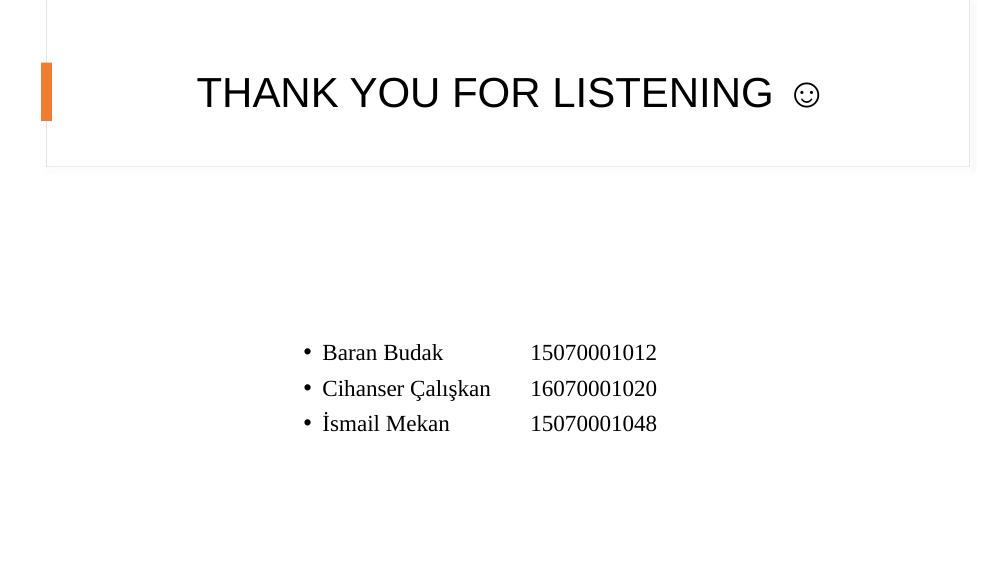
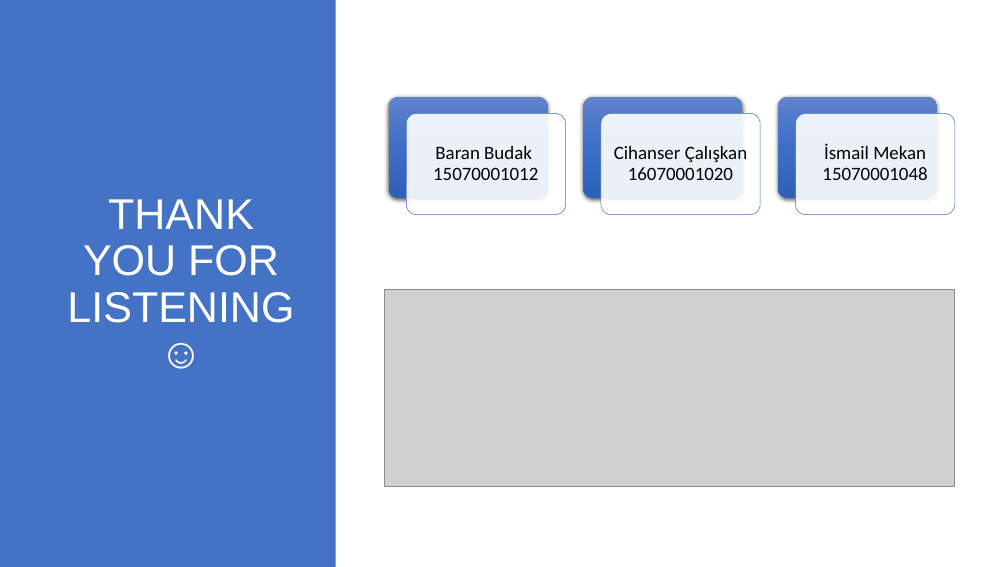
Before and after one commit to BudakBaran/POF, a slide deck: slide 11 of Docs/Documents/Slide/New version/POFslide v1.pptx. Drawn at 1008x567 pixels with LibreOffice and Linux fonts; fonts in the diff are those of the drawing; grey boxes stand for pictures. Boxes give left, top, right and bottom in pixels: in the first picture for what was removed or moved away, otherwise in the second. Text is boxed around its words. In the diff, an @@ line names an element or a change of style, - is before the commit and + after.

```diff
--- a/Docs/Documents/Slide/New version/POFslide v1.pptx
+++ b/Docs/Documents/Slide/New version/POFslide v1.pptx
@@ rectangle added at <box>0,0,336,567</box>, fill #4472C4 @@
@@ rectangle removed at <box>46,0,969,167</box> @@
@@ rectangle removed at <box>47,0,969,166</box> @@
@@ title "THANK YOU FOR LISTENING ☺": place and size @@
-title "THANK YOU FOR LISTENING ☺" at <box>197,77,773,108</box>
+title "THANK YOU FOR LISTENING ☺" at <box>67,199,294,323</box>
@@ title "THANK YOU FOR LISTENING ☺" at <box>67,199,294,323</box>: size 40 to 41 pt, text colour #000000 to #FFFFFF @@
@@ rectangle removed at <box>42,63,52,121</box> @@
@@ group added at <box>389,97,955,215</box>: 6 rounded rectangles, 3 texts @@
+Baran Budak 15070001012
+Cihanser Çalışkan 16070001020
+İsmail Mekan 15070001048
@@ picture added at <box>385,290,955,486</box> @@
@@ text removed at <box>322,344,657,432</box> @@
-• Baran Budak 15070001012
-• Cihanser Çalışkan 16070001020
-• İsmail Mekan 15070001048
```
Also in this commit, not shown: 8 other slides changed, 2 slides added, 2 slides removed, 46 other files.
